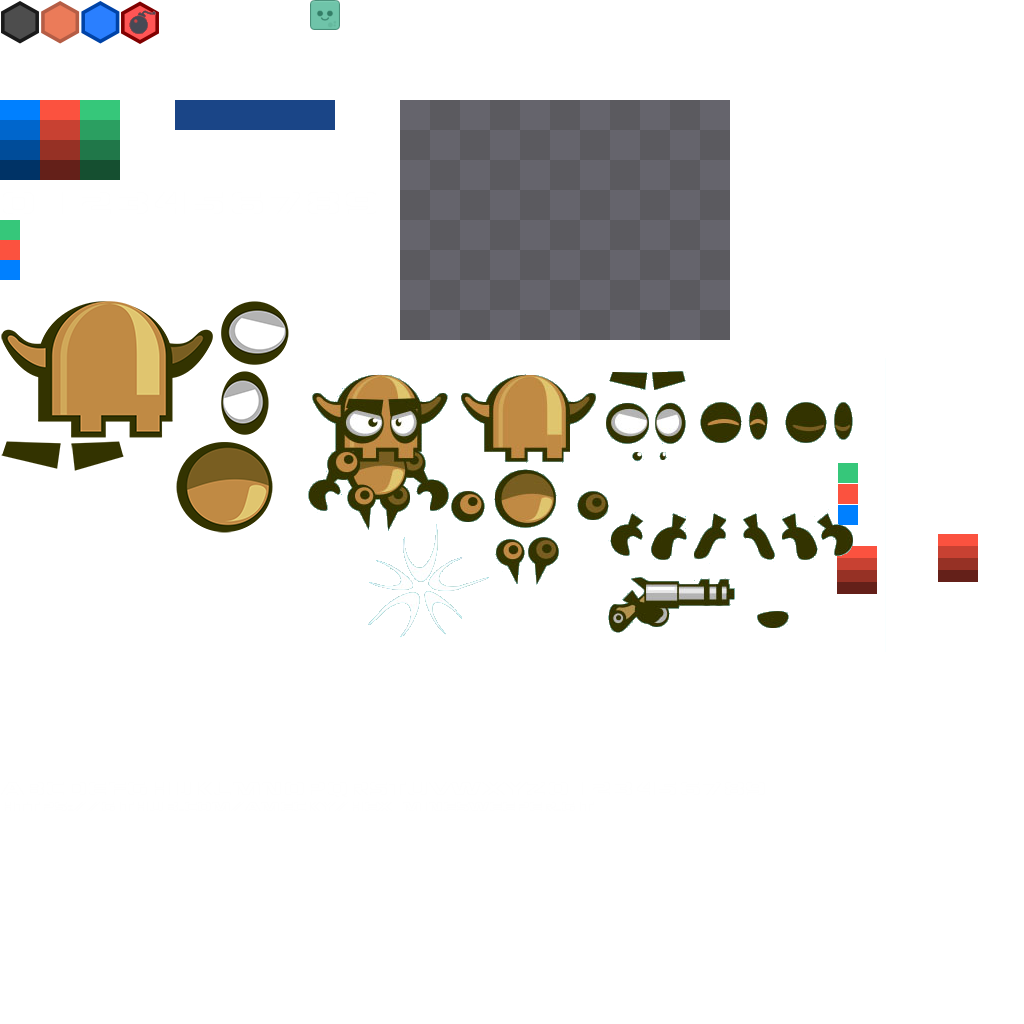
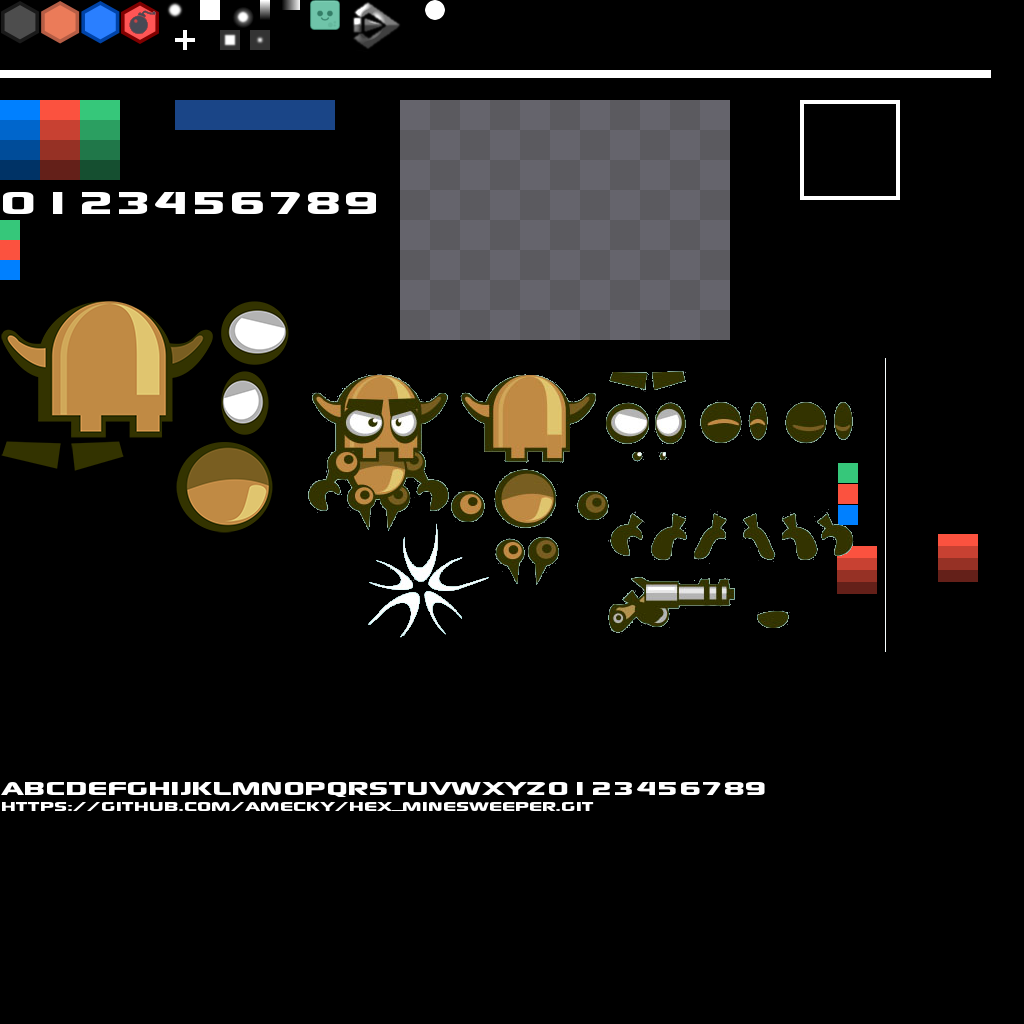
Revision of a layered (1024, 1024) image; what changed, layer by layer:
added layer "Ebene #5" above "Ebene #3" over [255,35,265,45]
painted on "Ebene #2" over [250,30,270,50]
painted on "Ebene #19" over [352,0,445,52]
showed "Ebene #12" over [0,0,1024,1024]
